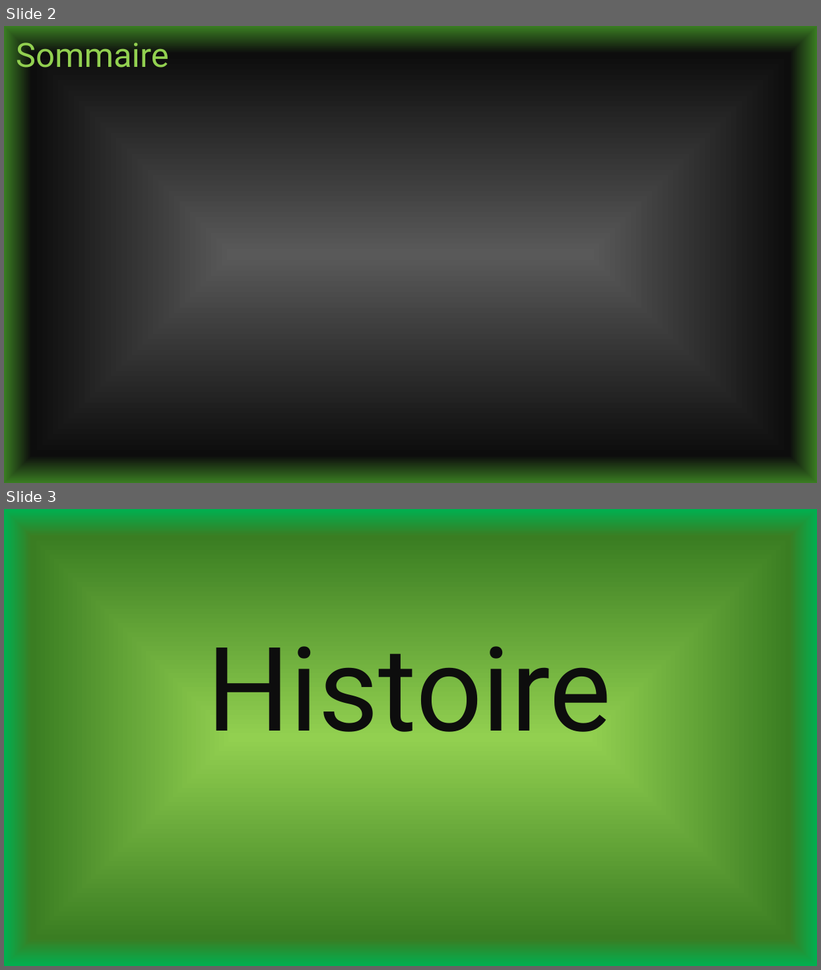
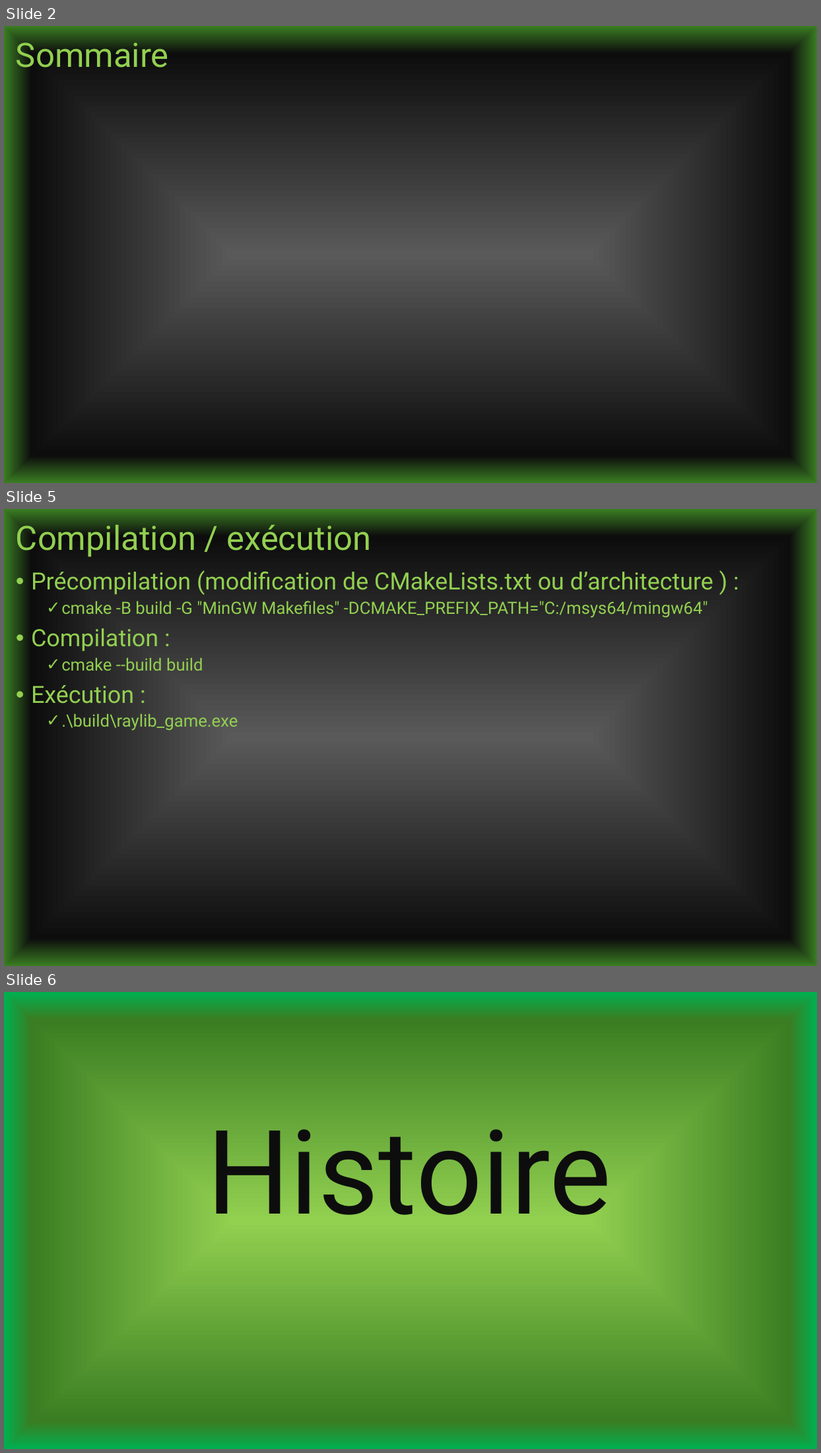
Before and after one commit to Oxburn/MyGame, a slide deck: MyGame.pptx. Shown one above the other, each under a label of ours: slides 2 and 3 before the commit, slides 2, 5 and 6 after it; the slides between them are not shown. The pictures are 821x970 and 821x1453 pixels, drawn with LibreOffice and Linux fonts; fonts in the diff are those of the drawing. Boxes give left, top, right and bottom in pixels: in the first picture for what was removed or moved away, otherwise in the second. Text is boxed around its words. In the diff, an @@ line names an element or a change of style, - is before the commit and + after.

```diff
--- a/MyGame.pptx
+++ b/MyGame.pptx
@@ slide 5 added at <box>4,509,817,966</box>, background gradient #595959 to #0D0D0D to #3B7D23 @@
@@ title added at <box>16,519,371,557</box>, 39.6 pt, text #92D050 @@
+Compilation / exécution
@@ text added at <box>31,570,714,731</box>, 20 pt, text #92D050 @@
+• Précompilation (modification de CMakeLists.txt ou d’architecture ) :
+  ✓ cmake -B build -G "MinGW Makefiles" -DCMAKE_PREFIX_PATH="C:/msys64/mingw64"
+• Compilation :
+  ✓ cmake --build build
+• Exécution :
+  ✓ .\build\raylib_game.exe
@@ what was slide 3 is now slide 6 @@
```
Also in this commit, not shown: 2 other slides added, 26 other files.
